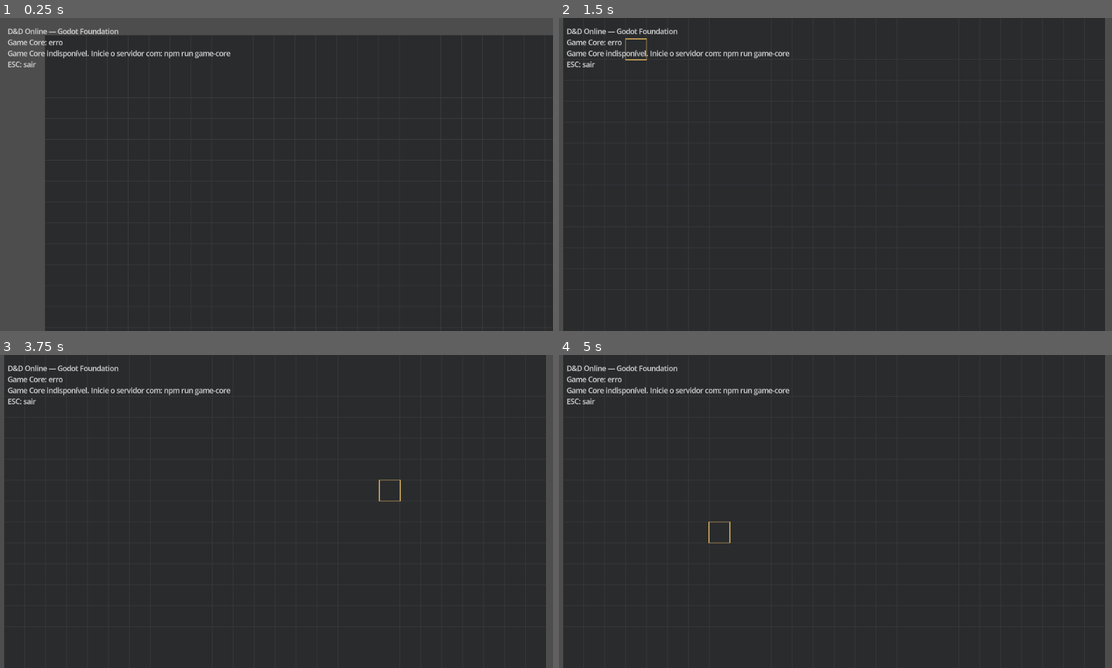
Above: before the commit, frames 1-4 (two rows, left to right).
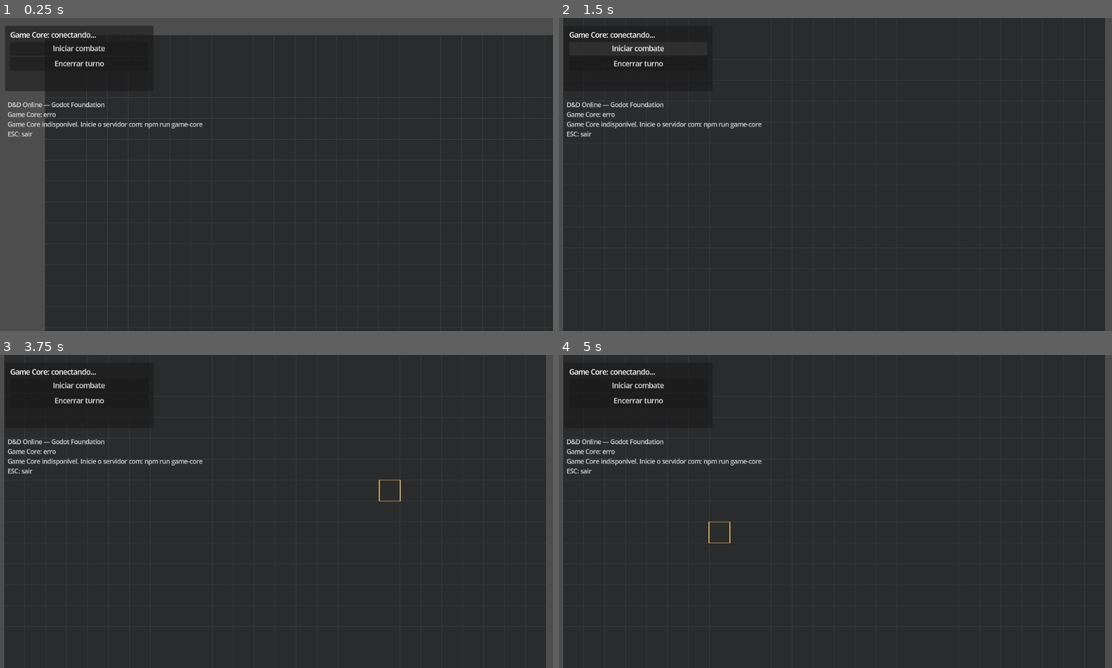
Above: after the commit, the same moments.

Repository: wchichura-maker/dnd
Game: Godot game, scene res://scenes/Main.tscn
Same seed, same stepped clock (60 frames per second), same inputs: the game is played once before the commit and once after it.
Inputs (mouse positions are in pixels of both pictures, inside the frame that each line leads up to):
- Up to frame 1 (0.25 s): no input
- Up to frame 2 (1.5 s): click (636, 64) at 0.5 s, where only the run after the commit has a clickable "Encerrar turno"; click (636, 49) at 1.25 s, where only the run after the commit has a clickable "Iniciar combate"
- Up to frame 3 (3.75 s): click (77, 386) at 2 s, where only the run after the commit has a clickable "Iniciar combate"; click (77, 386) at 2.75 s, where only the run after the commit has a clickable "Iniciar combate"; tap Enter at 3.5 s; move the mouse to (398, 495) at 3.52 s; click (398, 495) at 3.67 s
- Up to frame 4 (5 s): tap Space at 4.25 s; move the mouse to (724, 527) at 4.27 s; click (724, 527) at 4.42 s

The runs differ from the first frame. In frame 1, 3.3% of the frame differs, in the area x 1-42%, y 2-38%; in frame 2, 1.9%; in frame 3, 2.0%; in frame 4, 2.0%.

Commit message:
godot: add combat HUD controls

Diff:
--- a/godot/scenes/Main.tscn
+++ b/godot/scenes/Main.tscn
@@ -26,11 +26,36 @@
 [node name="GridMovementController" type="Node2D" parent="."]
 script = ExtResource("3_movement")
 
+[node name="CombatHUD" type="CanvasLayer" parent="."]
+
+[node name="Panel" type="PanelContainer" parent="CombatHUD"]
+offset_left = 18.0
+offset_top = 18.0
+offset_right = 360.0
+offset_bottom = 168.0
+
+[node name="Margin" type="MarginContainer" parent="CombatHUD/Panel"]
+theme_override_constants/margin_left = 12
+theme_override_constants/margin_top = 10
+theme_override_constants/margin_right = 12
+theme_override_constants/margin_bottom = 10
+
+[node name="VBox" type="VBoxContainer" parent="CombatHUD/Panel/Margin"]
+
+[node name="Status" type="Label" parent="CombatHUD/Panel/Margin/VBox"]
+text = "Game Core: conectando..."
+
+[node name="StartCombat" type="Button" parent="CombatHUD/Panel/Margin/VBox"]
+text = "Iniciar combate"
+
+[node name="EndTurn" type="Button" parent="CombatHUD/Panel/Margin/VBox"]
+text = "Encerrar turno"
+
 [node name="DebugOverlay" type="CanvasLayer" parent="."]
 
 [node name="Label" type="Label" parent="DebugOverlay"]
 offset_left = 24.0
-offset_top = 20.0
+offset_top = 190.0
 theme_override_colors/font_color = Color(0.85, 0.85, 0.85, 1)
-theme_override_font_sizes/font_size = 16
-text = "D&D Online — Godot Foundation\nEntity Adapter: Kael (player-01)\nClique em uma casa para mover\nESC: sair"
+theme_override_font_sizes/font_size = 14
+text = "Clique em uma casa para mover\nESC: sair"
